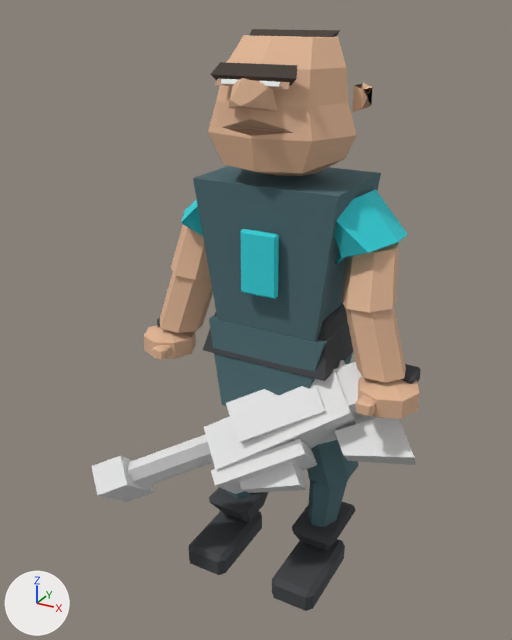
One commit to the glTF model assets/models/lg_duelist_male_v3/art/exports/lg_duelist_male.glb: the scene before it, then after it.
One viewpoint serves both versions: a camera (50 mm lens) standing at (0.894, -1.839, 1.757) and looking at (-0.034, -0.152, 0.913). Every picture has the same lights, and +X, +Y and +Z are marked at lower left. The first picture is the older version. Where no turn or scale is listed for an object, it has been applied to the vertices.

The scene before the commit, as lines of its bpy script (objects in view):
```python
ob_lgduelist_male_body = bpy.data.objects.new('LGDuelist_Male_Body', me_lgduelist_male_bodymesh_v17_integrated_surface_mouth)
ob_lgduelist_male_body.location = (0.0, 0.0, 0.0)
ob_weapon_proxy = bpy.data.objects.new('weapon_proxy', me_weapon_proxy_mesh_slim_reference)
ob_weapon_proxy.location = (0.322, -0.234, 0.921)
```
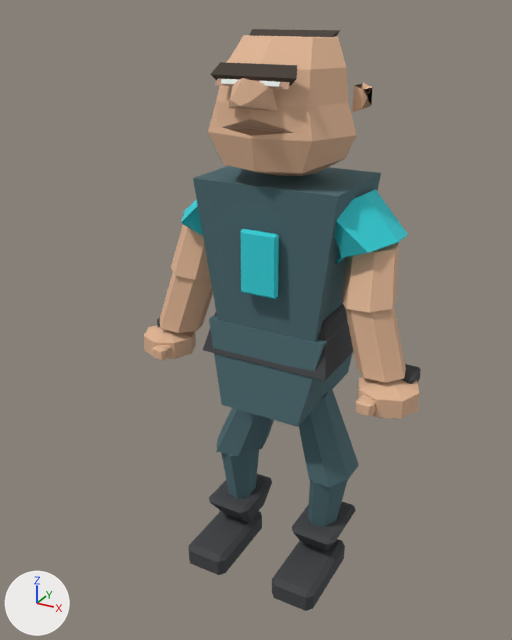
Commit message: Remove weapon proxy from duelist runtime GLB

Patch to the scene script:
```diff
--- a/assets/models/lg_duelist_male_v3/art/exports/lg_duelist_male.glb.py
+++ b/assets/models/lg_duelist_male_v3/art/exports/lg_duelist_male.glb.py
@@ ob_weapon_proxy @@
-ob_weapon_proxy = bpy.data.objects.new('weapon_proxy', me_weapon_proxy_mesh_slim_reference)
-ob_weapon_proxy.location = (0.322, -0.234, 0.921)
```

Pixel boxes (x1, y1, x2, y2) of what changed, in the pictures (512 x 640 px):
'weapon_proxy', deleted
    before: (91, 360, 416, 502)
    faces in mat_mat_weaponproxy_dark (white #e7e7e7): (91, 387, 326, 502)
    faces in mat_mat_weaponproxy (white #e7e7e7): (204, 361, 376, 470)
    faces in mat_mat_weaponproxy_grip (white #e7e7e7): (240, 418, 416, 493)
    faces in mat_mat_weaponproxy_mid (white #e7e7e7): (211, 360, 345, 494)
